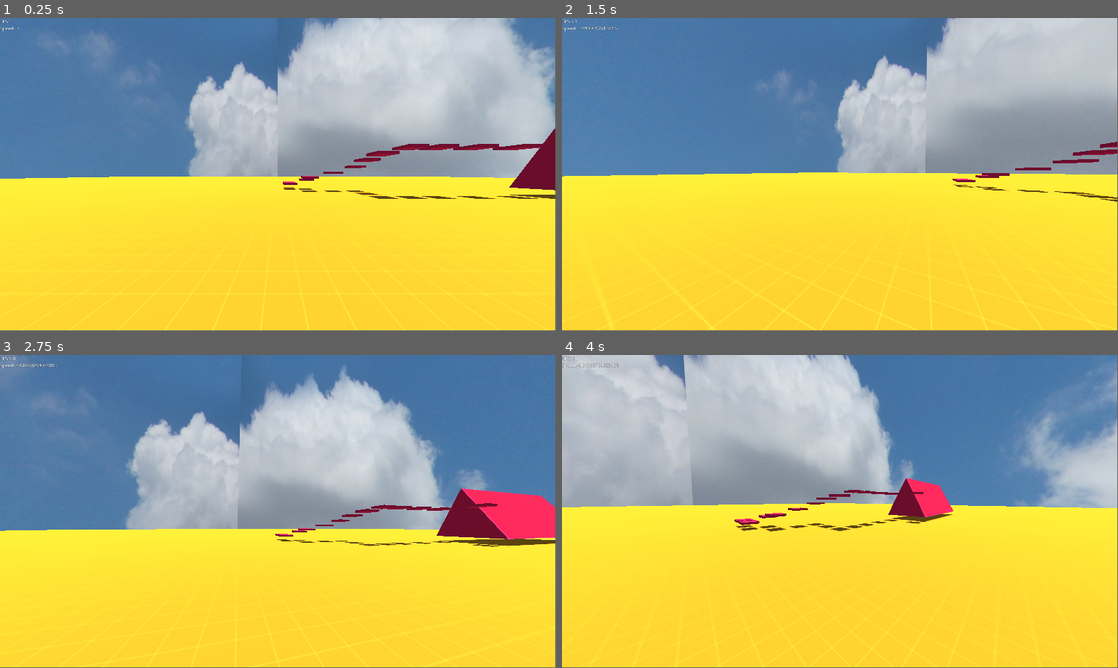
Above: before the commit, frames 1-4 (two rows, left to right).
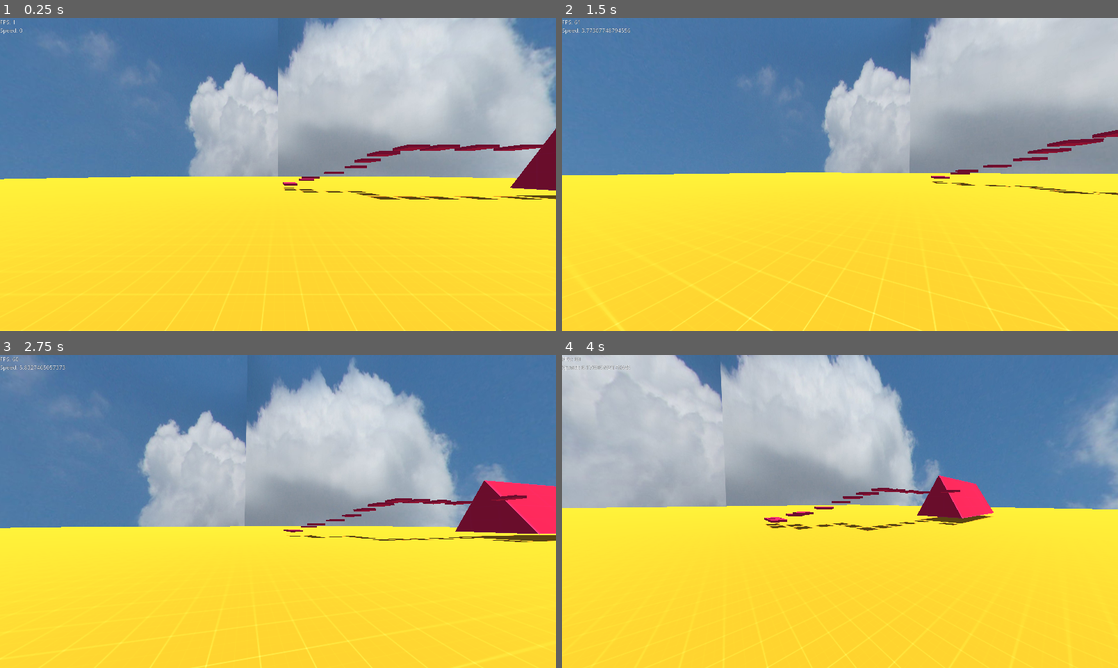
Above: after the commit, the same moments.

Repository: modcommunity/dot-fps-controller
Game: Godot game, scene res://scenes/testing/sandbox1.tscn
Two runs of this game, one before a commit and one after it. Both use one fixed random seed, a clock stepped at 60 frames per second and the inputs below.
Inputs (mouse positions are in pixels of both pictures, inside the frame that each line leads up to):
- Up to frame 1 (0.25 s): no input
- Up to frame 2 (1.5 s): tap Enter at 0.5 s; move the mouse to (867, 171) at 0.52 s; hold S (player_b) 0.53-1.28 s; tap Space (player_jump) at 0.77 s; tap Ctrl (player_crouch) at 0.8, 1.35 s; move the mouse to (812, 174) at 1.27 s
- Up to frame 3 (2.75 s): tap Space (player_jump) at 1.52 s; tap W (player_f) at 1.55 s; move the mouse to (289, 505) at 2.02 s; hold W (player_f) from 2.03 s (still down); tap A (player_l) at 2.3 s
- Up to frame 4 (4 s): move the mouse to (834, 514) at 2.77 s; release W (player_f) at 2.78 s; tap A (player_l) at 2.85 s; tap Space (player_jump) at 3.02, 3.77 s; tap D (player_r) at 3.05 s; move the mouse to (878, 514) at 3.52 s; hold D (player_r) from 3.53 s (still down); tap Shift (player_sprint) at 3.8 s
In our replay, the window is 799x449 before the commit and 800x450 after it. These sizes can differ from the game's own. Grey fills any space a smaller window leaves; there, only what the larger window draws over its background counts as a difference.

The runs differ from the first frame. In frame 1, 0.7% of the frame differs, in the area x 0-100%, y 0-100%; in frame 2, 4.1%; in frame 3, 8.7%; in frame 4, 13%.

Commit message:
Improve code and implement crouching, walking, and sprinting.

Diff:
--- a/project.godot
+++ b/project.godot
@@ -17,8 +17,8 @@
 
 [display]
 
-window/size/viewport_width=1920
-window/size/viewport_height=1080
+window/size/viewport_width=1600
+window/size/viewport_height=900
 
 [dotnet]
 
--- a/scripts/player.gd
+++ b/scripts/player.gd
@@ -26,12 +26,14 @@
 var should_jump = false
 
 var move_side : float
-var move_up : float
 var move_forward : float
+
 var look_y : float
 var look_x : float
 
-var speed = 0
+var speed_multiplier = 1
+
+var head_init_pos
 
 func _ready():
 	# Get this script's base directory.
@@ -51,8 +53,8 @@
 
 	state.setup()
 
-	if settings:
-		speed = settings.max_speed
+	# Get head initial position.
+	head_init_pos = head.position.y
 
 func _input(event):
 	if event is InputEventMouseMotion:
--- a/scripts/player/input.gd
+++ b/scripts/player/input.gd
@@ -7,12 +7,12 @@
 	if not ply or not ply.settings:
 		return
 
-	ply.look_x += -event.relative.y * ply.settings.look_speed_x
-	ply.look_y += -event.relative.x * ply.settings.look_speed_y
+	ply.look_x += -event.relative.y * ply.settings.mouse_sens_x
+	ply.look_y += -event.relative.x * ply.settings.mouse_sens_y
 
 	ply.look_x = clamp(ply.look_x, ply.settings.max_look_angle_down, ply.settings.max_look_angle_up)
 
-func HandleViewAngles(delta):
+func HandleViewAngles(_delta):
 	if not ply or not ply.settings:
 		return
 
@@ -23,21 +23,44 @@
 	if not ply or not ply.settings:
 		return
 
-	ply.move_side += int(ply.settings.speed_side) * (int(Input.get_action_strength("player_l") * 50))
-	ply.move_side -= int(ply.settings.speed_side) * (int(Input.get_action_strength("player_r") * 50))
+	ply.move_side = 0
+	ply.move_forward = 0
 
-	ply.move_forward += int(ply.settings.speed_forward) * (int(Input.get_action_strength("player_f") * 50))
-	ply.move_forward -= int(ply.settings.speed_back) * (int(Input.get_action_strength("player_b") * 50))
+	ply.move_side += (ply.settings.speed_left * ply.speed_multiplier) * (Input.get_action_strength("player_l") * 50)
+	ply.move_side -= (ply.settings.speed_right * ply.speed_multiplier) * (Input.get_action_strength("player_r") * 50)
 
-	# Make some clamps.
+	ply.move_forward += ply.settings.speed_forward * ply.speed_multiplier * (Input.get_action_strength("player_f") * 50)
+	ply.move_forward -= (ply.settings.speed_back * ply.speed_multiplier) * (Input.get_action_strength("player_b") * 50)
+
+	# Make clamps to movement.
 	if Input.is_action_just_released("player_l") or Input.is_action_just_released("player_r"):
 		ply.move_side = 0
 	else:
 		ply.move_side = clamp(ply.move_side, -4096, 4096)
 
 	if Input.is_action_just_released("player_f") or Input.is_action_just_released("player_b"):
-		ply.move_up = 0
 		ply.move_forward = 0
 	else:
-		ply.move_up = clamp(ply.move_up, -4096, 4096)
 		ply.move_forward = clamp(ply.move_forward, -4096, 4096)
+
+	# Check for crouching.
+	if ply.settings.can_crouch:
+		if Input.is_action_pressed("player_crouch") and not ply.state.has_state("crouch"):
+			ply.state.add_state("crouch")
+		elif Input.is_action_just_released("player_crouch") and  ply.state.has_state("crouch"):
+			# We want to set crouching back to false since we need to perform motion.
+			ply.is_crouching = false
+
+	# Check for sprinting.
+	if ply.settings.can_sprint:
+		if Input.is_action_pressed("player_sprint") and not ply.state.has_state("sprint"):
+			ply.state.add_state("sprint")
+		elif Input.is_action_just_released("player_sprint") and ply.state.has_state("sprint"):
+			ply.state.del_state("sprint")
+
+	# Check for walking.
+	if ply.settings.can_walk:
+		if Input.is_action_pressed("player_walk") and not ply.state.has_state("walk"):
+			ply.state.add_state("walk")
+		elif Input.is_action_just_released("player_walk") and ply.state.has_state("walk"):
+			ply.state.del_state("walk")
--- a/scripts/player/settings.gd
+++ b/scripts/player/settings.gd
@@ -2,11 +2,14 @@
 class_name Player_Settings
 
 @export_category("General Settings")
-@export var mouse_sensitivity = 1.5
+@export var verbose = 0
+@export var mouse_sens_x = 0.3
+@export var mouse_sens_y = 0.3
 @export var max_look_angle_down = -90
 @export var max_look_angle_up = 90
 @export var max_slope_angle = deg_to_rad(45)
-@export var verbose = 0
+@export var crouch_depth = -0.5
+@export var crouch_lerp_speed = 12.0
 
 @export_category("Feature Settings")
 @export var can_noclip = false
@@ -16,17 +19,18 @@
 @export var can_auto_hop = false
 
 @export_category("Movement Settings")
-@export var look_speed_y = 0.3
-@export var look_speed_x = 0.3
+@export var max_speed = 7
+@export var speed_left = 0.100
+@export var speed_right = 0.100
+@export var speed_forward = 0.100
+@export var speed_back = 0.100
 
-@export var speed_side = 15
-@export var speed_forward = 15
-@export var speed_up = 15
-@export var speed_back = 15
+@export var crouch_speed_multiplier = 0.4
+@export var walk_speed_multiplier = 0.4
+@export var sprint_speed_multiplier = 1.5
 
 @export var accelerate = 3
 @export var air_accelerate = 100
-@export var max_accelerate = 5
 @export var max_air_speed = 1
 @export var friction = 1.5
 @export var stop_speed = 10
@@ -34,10 +38,3 @@
 @export var max_velocity = 40000
 
 @export var jump_height = 1
-@export var step_size = 10
-
-@export var max_speed = 5
-@export var base_speed = 14
-@export var crouch_speed = 10
-@export var sprint_speed = 18
-@export var walk_speed = 12
--- a/scripts/player/state.gd
+++ b/scripts/player/state.gd
@@ -9,16 +9,11 @@
 var active = []
 
 func setup():
-	# Get base directory.
-	var base_dir = get_script().resource_path.get_base_dir()
-
 	# Load and initialize our available states.
 	init_state("run")
 	init_state("air")
 
-	init_state("standing")
 	init_state("crouch")
-	init_state("crouching")
 
 	init_state("sprint")
 	init_state("walk")
@@ -70,6 +65,12 @@
 	# Add new state.
 	add_state(new, new_data)
 
+func has_state(name):
+	if name in active:
+		return true
+
+	return false
+
 func _physics_process(delta):
 	# Execute active states.
 	for state in active:
--- a/scripts/player/states/air.gd
+++ b/scripts/player/states/air.gd
@@ -11,7 +11,7 @@
 		check_jump()
 
 func deactivate(data = {}):
-	pass
+	ply.utils.debug_msg(1, "[STATE_AIR] Deactivated! Data => %s" % data)
 
 func _physics_process(delta):
 	ply.utils.debug_msg(4, "[STATE_AIR] Physics process!")
@@ -21,7 +21,7 @@
 	if ply.on_floor:
 		ply.state.swap_state("air", "run")
 
-func _process(delta):
+func _process(_delta):
 	pass
 
 func move(delta):
--- a/scripts/player/states/crouch.gd
+++ b/scripts/player/states/crouch.gd
@@ -3,13 +3,27 @@
 var ply: Player
 
 func activate(data = {}):
-	pass
+	ply.utils.debug_msg(1, "[STATE_CROUCH] Activated! Data => %s" % data)
+
+	# Set speed multiplier.
+	ply.speed_multiplier = ply.settings.crouch_speed_multiplier
+
+	# Set is crouching.
+	ply.is_crouching = true
 
 func deactivate(data = {}):
-	pass
+	ply.utils.debug_msg(1, "[STATE_CROUCH] Deactivated! Data => %s" % data)
+
+	# Set speed modifier back to 1.
+	ply.speed_multiplier = 1
 
 func _physics_process(delta):
+	if ply.is_crouching:
+		ply.head.position.y = lerp(ply.head.position.y, ply.head_init_pos + ply.settings.crouch_depth, delta * ply.settings.crouch_lerp_speed)
+	else:
+		ply.head.position.y = lerp(ply.head.position.y, ply.head_init_pos, delta * ply.settings.crouch_lerp_speed)
+
+		ply.state.del_state("crouch")
+
+func _process(_delta):
 	pass
-
-func _process(delta):
-	pass
--- a/scripts/player/states/crouching.gd
+++ /dev/null
@@ -1,15 +0,0 @@
-extends Resource
-
-var ply: Player
-
-func activate(data = {}):
-	pass
-
-func deactivate(data = {}):
-	pass
-
-func _physics_process(delta):
-	pass
-
-func _process(delta):
-	pass
--- a/scripts/player/states/run.gd
+++ b/scripts/player/states/run.gd
@@ -3,13 +3,13 @@
 var ply : Player
 
 func activate(data = {}):
-	ply.utils.debug_msg(1, "[STATE_RUN] Activated!")
+	ply.utils.debug_msg(1, "[STATE_RUN] Activated! Data => %s" % data)
 
 func deactivate(data = {}):
-	pass
+	ply.utils.debug_msg(1, "[STATE_RUN] Deactivated! Data => %s" % data)
 
 func _physics_process(delta):
-	ply.utils.debug_msg(1, "[STATE_RUN] physics process!")
+	ply.utils.debug_msg(5, "[STATE_RUN] physics process!")
 
 	if ply.on_floor:
 		floor_move(delta)
@@ -54,9 +54,9 @@
 	var wish_speed = wish_vel.length()
 
 	# Clamp.
-	if wish_speed != 0 and wish_speed > ply.speed:
-		wish_vel *= ply.speed / wish_speed
-		wish_speed = ply.speed
+	if wish_speed != 0 and wish_speed > ply.settings.max_speed:
+		wish_vel *= ply.settings.max_speed / wish_speed
+		wish_speed = ply.settings.max_speed
 
 	accelerate(wish_dir, wish_speed, ply.settings.accelerate, delta)
 
@@ -118,5 +118,5 @@
 
 	ply.vel.y = max(jump_vel, jump_vel + ply.vel.y)
 
-func _process(delta):
+func _process(_delta):
 	pass
--- a/scripts/player/states/sprint.gd
+++ b/scripts/player/states/sprint.gd
@@ -3,13 +3,17 @@
 var ply: Player
 
 func activate(data = {}):
+	ply.utils.debug_msg(1, "[STATE_SPRINT] Activated! Data => %s" % data)
+
+	ply.speed_multiplier = ply.settings.sprint_speed_multiplier
+
+func deactivate(data = {}):
+	ply.utils.debug_msg(1, "[STATE_SPRINT] Deactivated! Data => %s" % data)
+
+	ply.speed_multiplier = 1
+
+func _physics_process(_delta):
 	pass
 
-func deactivate(data = {}):
+func _process(_delta):
 	pass
-
-func _physics_process(delta):
-	pass
-
-func _process(delta):
-	pass
--- a/scripts/player/states/standing.gd
+++ /dev/null
@@ -1,15 +0,0 @@
-extends Resource
-
-var ply: Player
-
-func activate(data = {}):
-	pass
-
-func deactivate(data = {}):
-	pass
-
-func _physics_process(delta):
-	pass
-
-func _process(delta):
-	pass
--- a/scripts/player/states/walk.gd
+++ b/scripts/player/states/walk.gd
@@ -3,13 +3,17 @@
 var ply: Player
 
 func activate(data = {}):
+	ply.utils.debug_msg(1, "[STATE_WALK] Activated! Data => %s" % data)
+
+	ply.speed_multiplier = ply.settings.walk_speed_multiplier
+
+func deactivate(data = {}):
+	ply.utils.debug_msg(1, "[STATE_WALK] Deactivated! Data => %s" % data)
+
+	ply.speed_multiplier = 1
+
+func _physics_process(_delta):
 	pass
 
-func deactivate(data = {}):
+func _process(_delta):
 	pass
-
-func _physics_process(delta):
-	pass
-
-func _process(delta):
-	pass
--- a/scripts/test.gd
+++ b/scripts/test.gd
@@ -8,7 +8,7 @@
 func _ready():
 	Input.mouse_mode = Input.MOUSE_MODE_CAPTURED
 
-func _process(delta):
+func _process(_delta):
 	# Update FPS label.
 	if fps_label:
 		var fps = Engine.get_frames_per_second()
